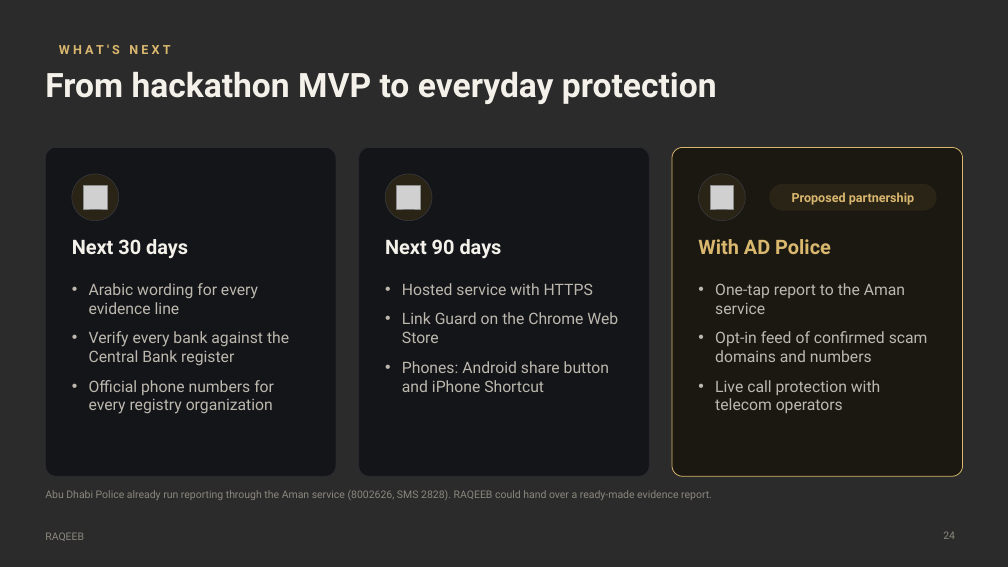
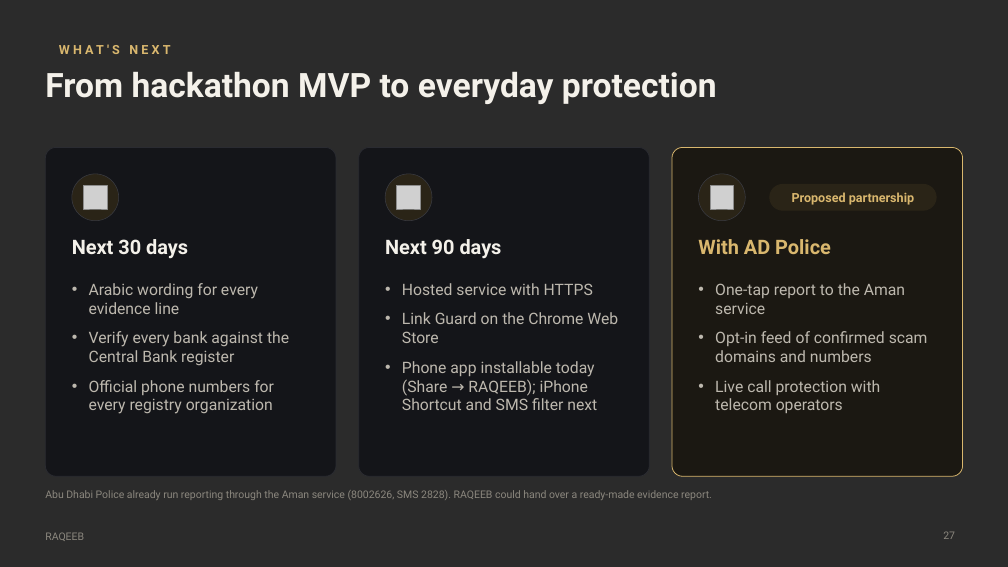
Before and after one commit to prokl1d/RAQEEB, a slide deck: slide 27 of docs/RAQEEB_Pitch_Deck.pptx (slide 24 before the commit). Drawn at 1008x567 pixels with LibreOffice and Linux fonts; fonts in the diff are those of the drawing; grey boxes stand for pictures; background and template pictures are left out; a plain dark background stands for a picture behind light text. Boxes give left, top, right and bottom in pixels: in the first picture for what was removed or moved away, otherwise in the second. Text is boxed around its words. In the diff, an @@ line names an element or a change of style, - is before the commit and + after.

```diff
--- a/docs/RAQEEB_Pitch_Deck.pptx
+++ b/docs/RAQEEB_Pitch_Deck.pptx
@@ text at (402, 361, 597, 410): text changed @@
-• Phones: Android share button and iPhone Shortcut
+• Phone app installable today (Share → RAQEEB); iPhone Shortcut and SMS filter next
@@ page number at (943, 531, 955, 539): text changed @@
-24
+27
```
Also in this commit, not shown: 1 other slide changed, 3 slides added, 4 other files.
